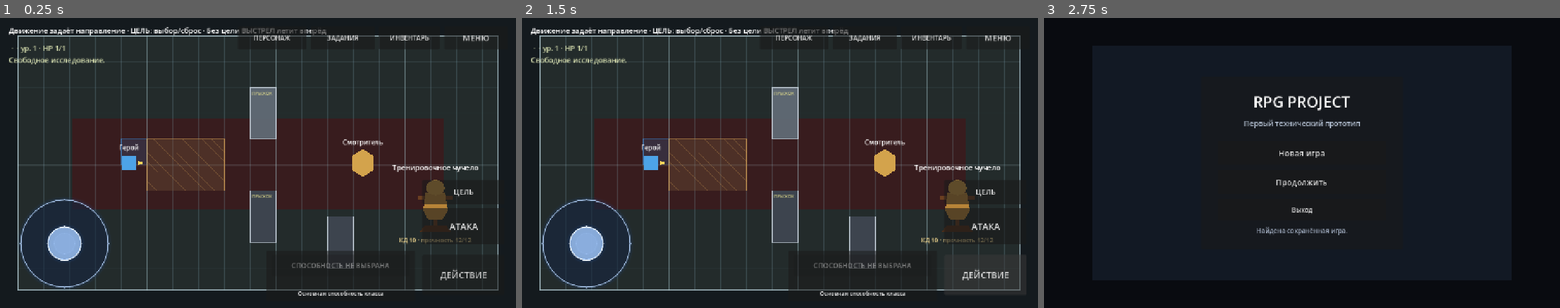
Above: before the commit, frames 1-3 (left to right).
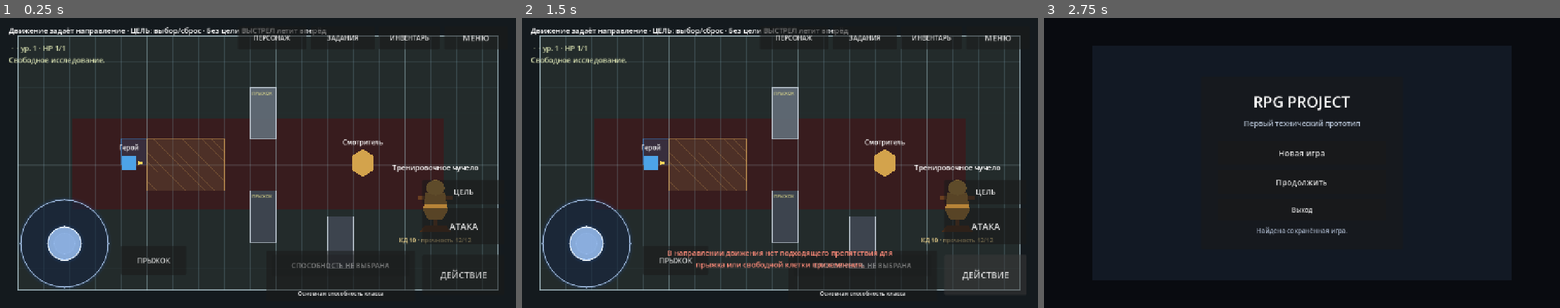
Above: after the commit, the same moments.

Repository: eretenkodaniil16-rgb/rpg-project
Game: Godot game, scene res://scenes/game/game.tscn
Same seed, same stepped clock (60 frames per second), same inputs: the game is played once before the commit and once after it. This scene is started directly instead of the project's main scene.
Inputs (mouse positions are in pixels of both pictures, inside the frame that each line leads up to):
- Up to frame 1 (0.25 s): no input
- Up to frame 2 (1.5 s): click (676, 261) at 0.5 s, where only the run after the commit has a clickable "ПРЫЖОК"; click "ДЕЙСТВИЕ" at 1.25 s
- Up to frame 3 (2.75 s): click "МЕНЮ" at 2 s

The runs differ from the first frame. In frame 1, 0.1% of the frame differs, in the area x 23-34%, y 78-89%; in frame 2, 1.1%, in the area x 23-72%, y 78-89%; in frame 3, nothing differs.

Commit message:
feat: place exploration jump beside mobile joystick

Diff:
--- a/scripts/ui/mobile_controls.gd
+++ b/scripts/ui/mobile_controls.gd
@@ -13,6 +13,7 @@
 var _game_world: Node = null
 var _joystick_base: Panel = null
 var _joystick_knob: Panel = null
+var _jump_button: Button = null
 var _active_touch_index: int = -1
 var _initialized: bool = false
 
@@ -31,6 +32,12 @@
 		_player = get_tree().get_first_node_in_group("player") as CharacterBody2D
 	if not is_instance_valid(_game_world):
 		_game_world = get_tree().get_first_node_in_group("game_world")
+	if is_instance_valid(_jump_button):
+		var combat_active: bool = false
+		if is_instance_valid(_game_world) and _game_world.has_method("is_turn_based_combat_active"):
+			combat_active = bool(_game_world.call("is_turn_based_combat_active"))
+		_jump_button.visible = not combat_active
+		_jump_button.disabled = GameState.input_locked
 
 
 func _input(event: InputEvent) -> void:
@@ -82,6 +89,10 @@
 	return _player.call("get_mobile_direction") as Vector2
 
 
+func get_jump_button_for_testing() -> Button:
+	return _jump_button
+
+
 func move_joystick_for_testing(normalized_direction: Vector2) -> void:
 	if not _initialized:
 		_initialize_mobile_controls()
@@ -102,6 +113,7 @@
 	_game_world = get_tree().get_first_node_in_group("game_world")
 	_configure_layout()
 	_build_joystick_visuals()
+	_build_jump_button()
 	interact_button.pressed.connect(_on_interact_pressed)
 	menu_button.pressed.connect(_on_menu_pressed)
 
@@ -128,8 +140,26 @@
 			(child as CanvasItem).visible = false
 
 
+func _build_jump_button() -> void:
+	_jump_button = Button.new()
+	_jump_button.name = "MobileJumpButton"
+	_jump_button.text = "ПРЫЖОК"
+	_jump_button.anchor_left = 0.0
+	_jump_button.anchor_top = 1.0
+	_jump_button.anchor_right = 0.0
+	_jump_button.anchor_bottom = 1.0
+	_jump_button.offset_left = 300.0
+	_jump_button.offset_top = -154.0
+	_jump_button.offset_right = 462.0
+	_jump_button.offset_bottom = -82.0
+	_jump_button.add_theme_font_size_override("font_size", 18)
+	_jump_button.modulate = Color(1.0, 1.0, 1.0, 0.9)
+	_jump_button.mouse_filter = Control.MOUSE_FILTER_STOP
+	_jump_button.pressed.connect(_on_jump_pressed)
+	add_child(_jump_button)
+
+
 func _build_joystick_visuals() -> void:
-	# Use real Panel nodes instead of custom _draw(), so Android always renders them.
 	_joystick_base = Panel.new()
 	_joystick_base.name = "JoystickBase"
 	_joystick_base.position = Vector2(
@@ -190,7 +220,6 @@
 	if travel_radius <= 0.0:
 		_reset_joystick()
 		return
-
 	var raw_vector: Vector2 = (screen_position - center) / travel_radius
 	var visual_vector: Vector2 = raw_vector.limit_length(1.0)
 	var output_vector: Vector2 = _apply_dead_zone(visual_vector)
@@ -237,6 +266,11 @@
 		_player.call("request_interaction")
 
 
+func _on_jump_pressed() -> void:
+	if is_instance_valid(_game_world) and _game_world.has_method("_on_exploration_jump_requested"):
+		_game_world.call("_on_exploration_jump_requested")
+
+
 func _on_menu_pressed() -> void:
 	if is_instance_valid(_game_world) and _game_world.has_method("return_to_menu"):
 		_game_world.call("return_to_menu")
